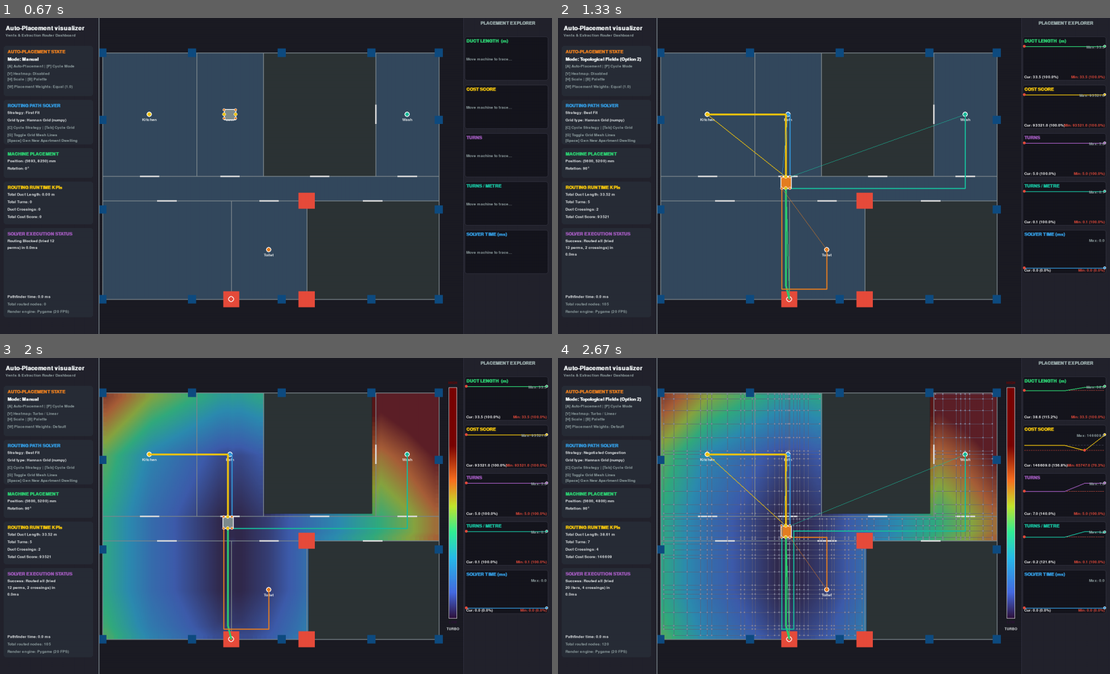
Above: before the commit, frames 1-4 (two rows, left to right).
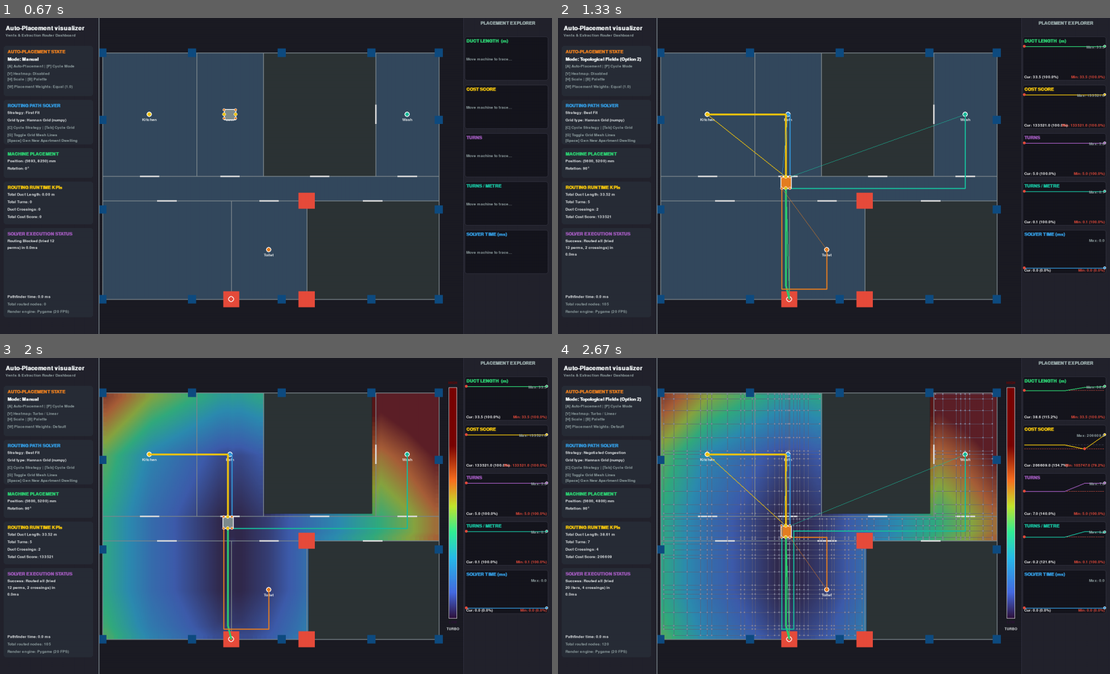
Above: after the commit, the same moments.

Repository: alxgom/MEP
Game: pygame game, started from demos/10.7/main.py
Same seed, same stepped clock (60 frames per second), same inputs: the game is played once before the commit and once after it.
Inputs (mouse positions are in pixels of both pictures, inside the frame that each line leads up to):
- Up to frame 1 (0.67 s): hold W from 0.33 s (still down); move the mouse to (253, 188) at 0.37 s
- Up to frame 2 (1.33 s): release W at 0.8 s; hold A from 0.83 s (still down); move the mouse to (1010, 166) at 0.87 s; tap C at 0.98 s
- Up to frame 3 (2 s): release A at 1.37 s; hold A 1.4-1.8 s; move the mouse to (143, 519) at 1.43 s; tap V at 1.55 s; hold W from 1.83 s (still down); move the mouse to (104, 588) at 1.87 s; tap G at 1.98 s
- Up to frame 4 (2.67 s): release W at 2.2 s; hold A from 2.23 s (still down); move the mouse to (1038, 626) at 2.27 s; tap C at 2.38 s

Frame 1 is identical in both runs. In frame 2, less than 0.1% of the frame differs, in the area x 7-97%, y 23-64%; in frame 3, less than 0.1%; in frame 4, 0.2%, in the area x 7-99%, y 24-64%.

Commit message:
Add lightweight duct clearance penalties

Diff:
--- a/demos/10.7/main.py
+++ b/demos/10.7/main.py
@@ -33,9 +33,11 @@
 MACHINE_OVERALL_W = 511.0
 MACHINE_SMALL_DUCT_D = 80.0
 MACHINE_LARGE_DUCT_D = 125.0
+DUCT_CLEARANCE_MARGIN = 30.0
 FPS            = 20
 C_BEND         = 4000.0  # Turn penalty in mm
 CROSSING_PENALTY = 5 * C_BEND
+CLEARANCE_PENALTY = CROSSING_PENALTY
 OVERLAP_BLOCK_WEIGHT = 1e9
 
 # Graph types
@@ -1067,44 +1069,101 @@
         return "cross"
     return None
 
-def add_route_interaction_weights(route_segs, accumulated_weights, env):
-    prior_axis_segs = []
+def _axis_segment_distance(a, b):
+    ax1, ay1, ax2, ay2, _ = a
+    bx1, by1, bx2, by2, _ = b
+    dx = max(bx1 - ax2, ax1 - bx2, 0.0)
+    dy = max(by1 - ay2, ay1 - by2, 0.0)
+    return math.hypot(dx, dy)
+
+def _route_axis_records(route_name, route_segs):
+    diameter = get_route_diameter(route_name)
+    records = []
     for p1, p2 in route_segs:
         seg = _normalize_axis_segment(p1, p2)
         if seg is not None:
-            prior_axis_segs.append(seg)
-    if not prior_axis_segs:
+            records.append((seg, diameter))
+    return records
+
+def get_route_diameter(route_name):
+    return MACHINE_LARGE_DUCT_D if route_name in ("Shaft", "Kitchen") else MACHINE_SMALL_DUCT_D
+
+def add_route_interaction_weights(prior_axis_records, current_diameter, accumulated_weights, env):
+    if not prior_axis_records or grid_edge_coords is None or grid_edge_list is None:
         return
 
-    seen_edges = set()
-    for u, neighbors in env.adj.items():
-        for v, dist, direction in neighbors:
+    coords = grid_edge_coords.astype(np.float64, copy=False)
+    edge_x1 = np.minimum(coords[:, 0], coords[:, 2])
+    edge_x2 = np.maximum(coords[:, 0], coords[:, 2])
+    edge_y1 = np.minimum(coords[:, 1], coords[:, 3])
+    edge_y2 = np.maximum(coords[:, 1], coords[:, 3])
+    edge_is_h = np.abs(coords[:, 1] - coords[:, 3]) < 1e-7
+
+    blocked_edges = set()
+    crossing_counts = {}
+    clearance_counts = {}
+
+    for prior_seg, prior_diameter in prior_axis_records:
+        px1, py1, px2, py2, prior_dir = prior_seg
+        required = (current_diameter + prior_diameter) / 2.0 + DUCT_CLEARANCE_MARGIN
+
+        if prior_dir == "H":
+            overlap_mask = (
+                edge_is_h
+                & (np.abs(edge_y1 - py1) < 1e-7)
+                & (np.minimum(edge_x2, px2) - np.maximum(edge_x1, px1) > 1e-7)
+            )
+            cross_mask = (
+                ~edge_is_h
+                & (edge_x1 >= px1 - 1e-7)
+                & (edge_x1 <= px2 + 1e-7)
+                & (edge_y1 <= py1 + 1e-7)
+                & (edge_y2 >= py1 - 1e-7)
+            )
+        else:
+            overlap_mask = (
+                ~edge_is_h
+                & (np.abs(edge_x1 - px1) < 1e-7)
+                & (np.minimum(edge_y2, py2) - np.maximum(edge_y1, py1) > 1e-7)
+            )
+            cross_mask = (
+                edge_is_h
+                & (edge_y1 >= py1 - 1e-7)
+                & (edge_y1 <= py2 + 1e-7)
+                & (edge_x1 <= px1 + 1e-7)
+                & (edge_x2 >= px1 - 1e-7)
+            )
+
+        dx = np.maximum.reduce([px1 - edge_x2, edge_x1 - px2, np.zeros_like(edge_x1)])
+        dy = np.maximum.reduce([py1 - edge_y2, edge_y1 - py2, np.zeros_like(edge_y1)])
+        clearance_mask = (np.hypot(dx, dy) < required) & ~overlap_mask & ~cross_mask
+
+        for ei in np.flatnonzero(overlap_mask):
+            u, v, _, _ = grid_edge_list[int(ei)]
+            blocked_edges.add((min(u, v), max(u, v)))
+        for ei in np.flatnonzero(cross_mask):
+            u, v, _, _ = grid_edge_list[int(ei)]
             edge = (min(u, v), max(u, v))
-            if edge in seen_edges:
-                continue
-            seen_edges.add(edge)
-
-            edge_seg = _normalize_axis_segment(env.nodes[u], env.nodes[v])
-            if edge_seg is None:
-                continue
-
-            crossing_count = 0
-            blocked = False
-            for prior_seg in prior_axis_segs:
-                relation = _axis_segment_relation(edge_seg, prior_seg)
-                if relation == "overlap":
-                    accumulated_weights[edge] = OVERLAP_BLOCK_WEIGHT
-                    blocked = True
-                    break
-                if relation == "cross":
-                    crossing_count += 1
-
-            if blocked or crossing_count == 0:
-                continue
-            if accumulated_weights.get(edge, 0.0) >= OVERLAP_BLOCK_WEIGHT:
-                continue
-            base_cost = accumulated_weights.get(edge, float(dist))
-            accumulated_weights[edge] = base_cost + CROSSING_PENALTY * crossing_count
+            crossing_counts[edge] = crossing_counts.get(edge, 0) + 1
+        for ei in np.flatnonzero(clearance_mask):
+            u, v, _, _ = grid_edge_list[int(ei)]
+            edge = (min(u, v), max(u, v))
+            clearance_counts[edge] = clearance_counts.get(edge, 0) + 1
+
+    for edge in blocked_edges:
+        accumulated_weights[edge] = OVERLAP_BLOCK_WEIGHT
+
+    for edge in set(crossing_counts) | set(clearance_counts):
+        if accumulated_weights.get(edge, 0.0) >= OVERLAP_BLOCK_WEIGHT:
+            continue
+        u, v = edge
+        base_dist = float(np.hypot(env.nodes[v][0] - env.nodes[u][0], env.nodes[v][1] - env.nodes[u][1]))
+        base_cost = accumulated_weights.get(edge, base_dist)
+        accumulated_weights[edge] = (
+            base_cost
+            + CROSSING_PENALTY * crossing_counts.get(edge, 0)
+            + CLEARANCE_PENALTY * clearance_counts.get(edge, 0)
+        )
 
 def run_super_sink_astar(env, start_node_indices, target_pin_names, pin_node_map, global_pins, machine_angle, C_bend, edge_weights=None):
     if isinstance(start_node_indices, (int, np.integer)):
@@ -1192,8 +1251,29 @@
                 continue
     return crossings
 
+def count_segment_clearance_conflicts(routes):
+    conflicts = 0
+    all_segs = [
+        (name, _normalize_axis_segment(p1, p2), get_route_diameter(name))
+        for name, segs in routes
+        for p1, p2 in segs
+    ]
+    all_segs = [(name, seg, diameter) for name, seg, diameter in all_segs if seg is not None]
+
+    for i, (name_a, seg_a, diameter_a) in enumerate(all_segs):
+        for name_b, seg_b, diameter_b in all_segs[i + 1:]:
+            if name_a == name_b:
+                continue
+            if _axis_segment_relation(seg_a, seg_b) is not None:
+                continue
+            required_clearance = (diameter_a + diameter_b) / 2.0 + DUCT_CLEARANCE_MARGIN
+            if _axis_segment_distance(seg_a, seg_b) < required_clearance:
+                conflicts += 1
+    return conflicts
+
 def run_sequential_routing(perm, pin_node_map, global_pins, shaft_node_idx, chosen_exhaust_pin, shaft_path, block_nodes):
     accumulated_weights = {}
+    prior_axis_records = []
     exhaust_node_idx = shaft_path[-1] if shaft_path else None
     block_path_and_node(shaft_path, exhaust_node_idx, accumulated_weights, current_env, block_nodes=block_nodes)
 
@@ -1212,15 +1292,14 @@
         shaft_segs.append(((float(p1[0]), float(p1[1])), (float(p2[0]), float(p2[1]))))
     add_port_stub_segment(shaft_segs, chosen_exhaust_pin, exhaust_node_idx, global_pins)
     routes.append(("Shaft", shaft_segs))
-    add_route_interaction_weights(shaft_segs, accumulated_weights, current_env)
+    prior_axis_records.extend(_route_axis_records("Shaft", shaft_segs))
 
     total_nodes = len(shaft_path)
 
     # Pre-calculate terminal node indices
     terminal_nodes = get_all_terminal_node_indices(pin_node_map, shaft_node_idx)
 
-    # Helper to block other terminals temporarily
-    def get_weights_blocking_other_terminals(curr_room, base_weights):
+    def get_weights_for_route(curr_room, base_weights):
         w = base_weights.copy()
         for r_name, t_node_idx in terminal_nodes.items():
             if r_name == curr_room:
@@ -1229,6 +1308,7 @@
                 for nbr, dist, direction in current_env.adj[t_node_idx]:
                     edge = (min(t_node_idx, nbr), max(t_node_idx, nbr))
                     w[edge] = 1e9
+        add_route_interaction_weights(prior_axis_records, get_route_diameter(curr_room), w, current_env)
         return w
 
     # 1. Route Kitchen (Fixed position right after Shaft)
@@ -1237,7 +1317,7 @@
         _, kitchen_node_idx = grid_kd.query(kitchen_pt)
         kitchen_node_idx = int(kitchen_node_idx)
 
-        current_weights = get_weights_blocking_other_terminals("Kitchen", accumulated_weights)
+        current_weights = get_weights_for_route("Kitchen", accumulated_weights)
         kitchen_path, _, _ = run_super_sink_astar(
             current_env,
             kitchen_node_idx,
@@ -1258,7 +1338,7 @@
             kitchen_segs.append(((float(p1[0]), float(p1[1])), (float(p2[0]), float(p2[1]))))
         add_port_stub_segment(kitchen_segs, kitchen_pin_name, kitchen_path[-1], global_pins)
         routes.append(("Kitchen", kitchen_segs))
-        add_route_interaction_weights(kitchen_segs, accumulated_weights, current_env)
+        prior_axis_records.extend(_route_axis_records("Kitchen", kitchen_segs))
         total_nodes += len(kitchen_path)
 
         kitchen_pin_node_idx = kitchen_path[-1]
@@ -1273,7 +1353,7 @@
         _, room_node_idx = grid_kd.query(room_pt)
         room_node_idx = int(room_node_idx)
 
-        current_weights = get_weights_blocking_other_terminals(room_name, accumulated_weights)
+        current_weights = get_weights_for_route(room_name, accumulated_weights)
         room_path, _, chosen_small_pin = run_super_sink_astar(
             current_env,
             room_node_idx,
@@ -1294,7 +1374,7 @@
             room_segs.append(((float(p1[0]), float(p1[1])), (float(p2[0]), float(p2[1]))))
         add_port_stub_segment(room_segs, chosen_small_pin, room_path[-1], global_pins)
         routes.append((room_name, room_segs))
-        add_route_interaction_weights(room_segs, accumulated_weights, current_env)
+        prior_axis_records.extend(_route_axis_records(room_name, room_segs))
         total_nodes += len(room_path)
 
         chosen_pin_node_idx = room_path[-1]
@@ -1309,7 +1389,13 @@
     for name, segs in routes:
         total_len += sum(np.hypot(p2[0]-p1[0], p2[1]-p1[1]) for p1, p2 in segs)
         total_turns += calculate_tree_turns(segs)
-    score = int(total_len) + int(C_BEND) * total_turns + int(CROSSING_PENALTY) * crossings
+    clearance_conflicts = count_segment_clearance_conflicts(routes)
+    score = (
+        int(total_len)
+        + int(C_BEND) * total_turns
+        + int(CROSSING_PENALTY) * crossings
+        + int(CLEARANCE_PENALTY) * clearance_conflicts
+    )
     return score
 
 # ──────────────────────────────────────────────────────────────────────────
Not shown, changed: demos/10.7/README.md
